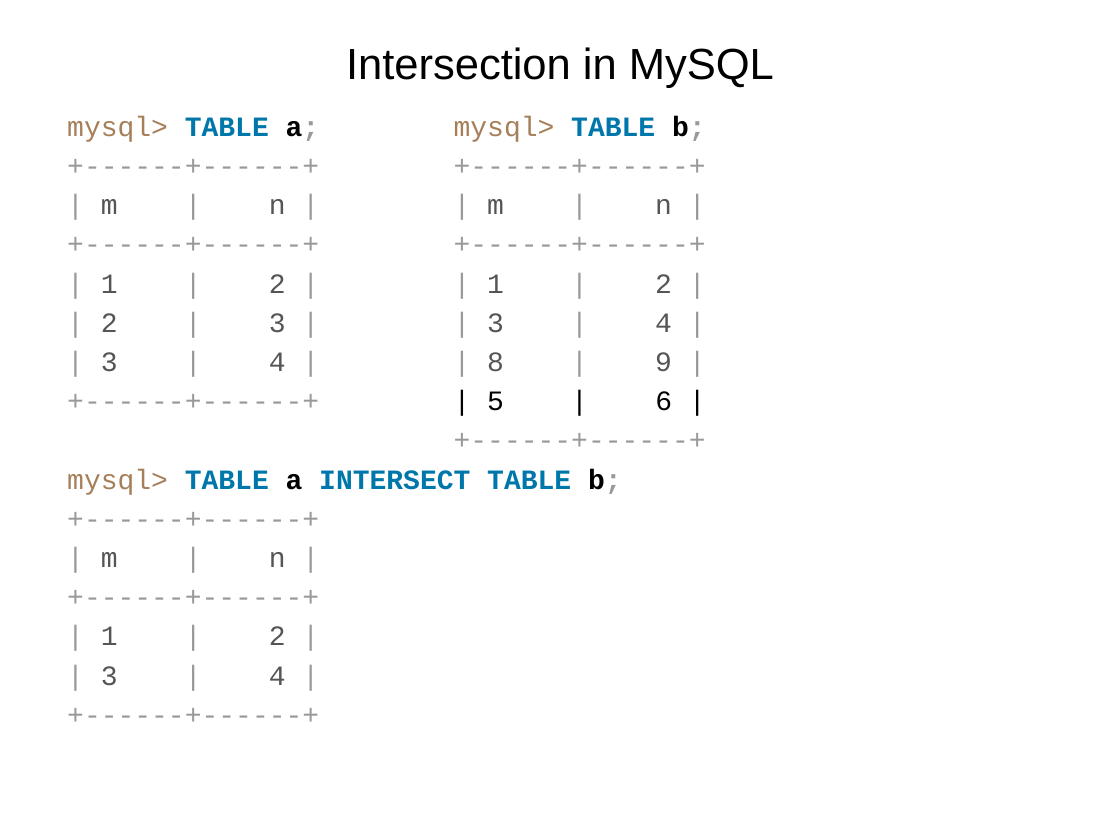
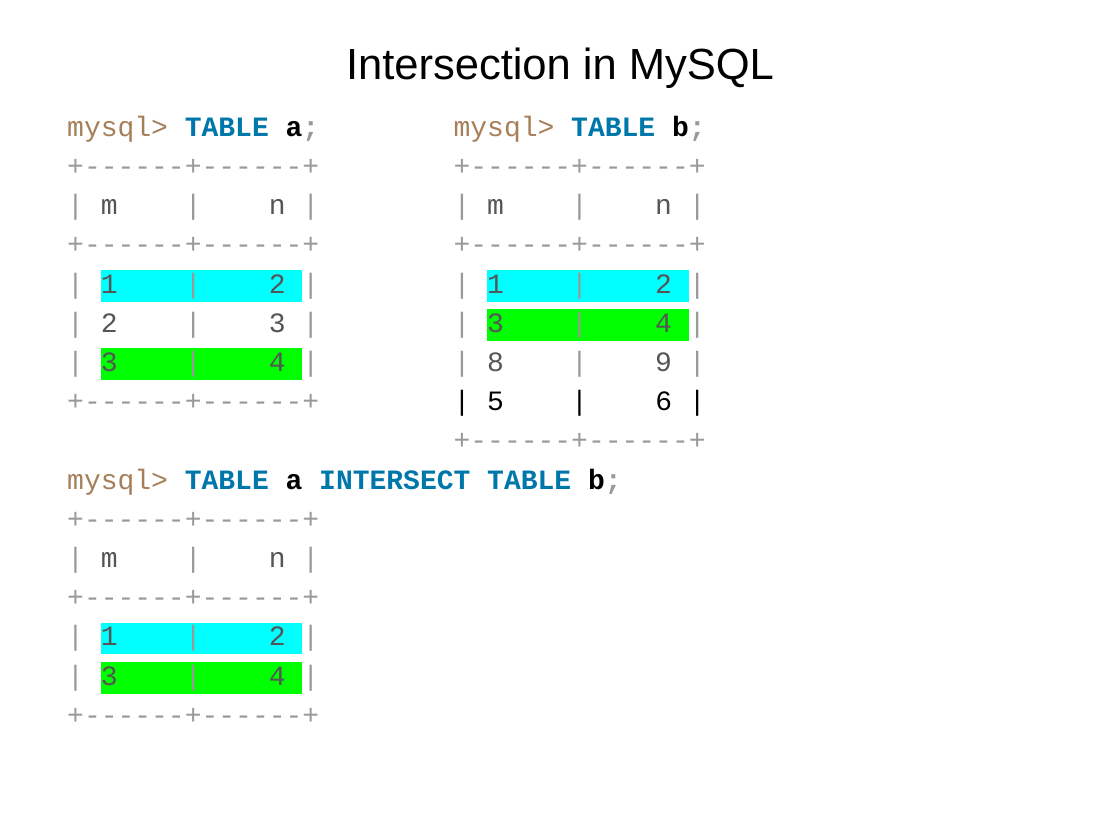
Before and after one commit to mahmoudparsian/data-warehousing-and-business-intelligence, a slide deck: slide 30 of resources/class_lectures/week_02_intro_to_relational_databases.pptx (slide 29 before the commit). Drawn at 1120x840 pixels with LibreOffice and Linux fonts; fonts in the diff are those of the drawing. Boxes give left, top, right and bottom in pixels: in the first picture for what was removed or moved away, otherwise in the second. Text is boxed around its words. In the diff, an @@ line names an element or a change of style, - is before the commit and + after.

```diff
--- a/resources/class_lectures/week_02_intro_to_relational_databases.pptx
+++ b/resources/class_lectures/week_02_intro_to_relational_databases.pptx
@@ text at bbox=[101, 274, 672, 686]: highlight none to #00FFFF in "1 | 2 1 | 2", "1 | 2"; highlight none to #00FF00 in "3 | 4", "3 | 4", "3 | 4" @@
```
Also in this commit, not shown: 7 other slides changed, 1 slide added, 3 other files.
